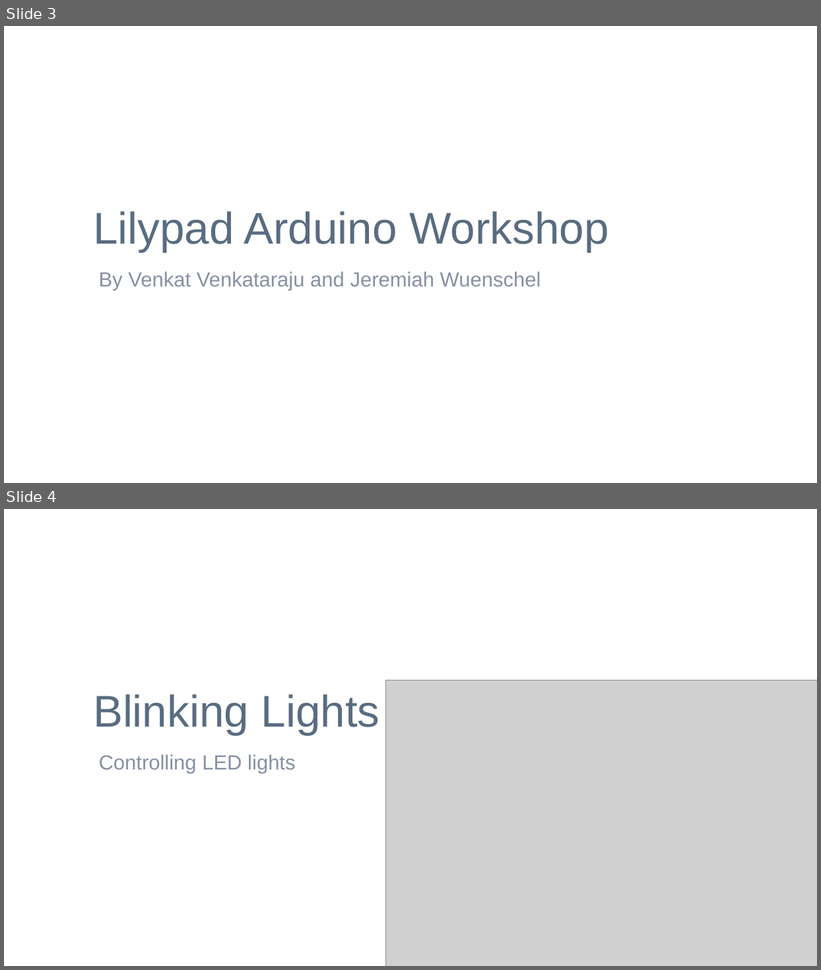
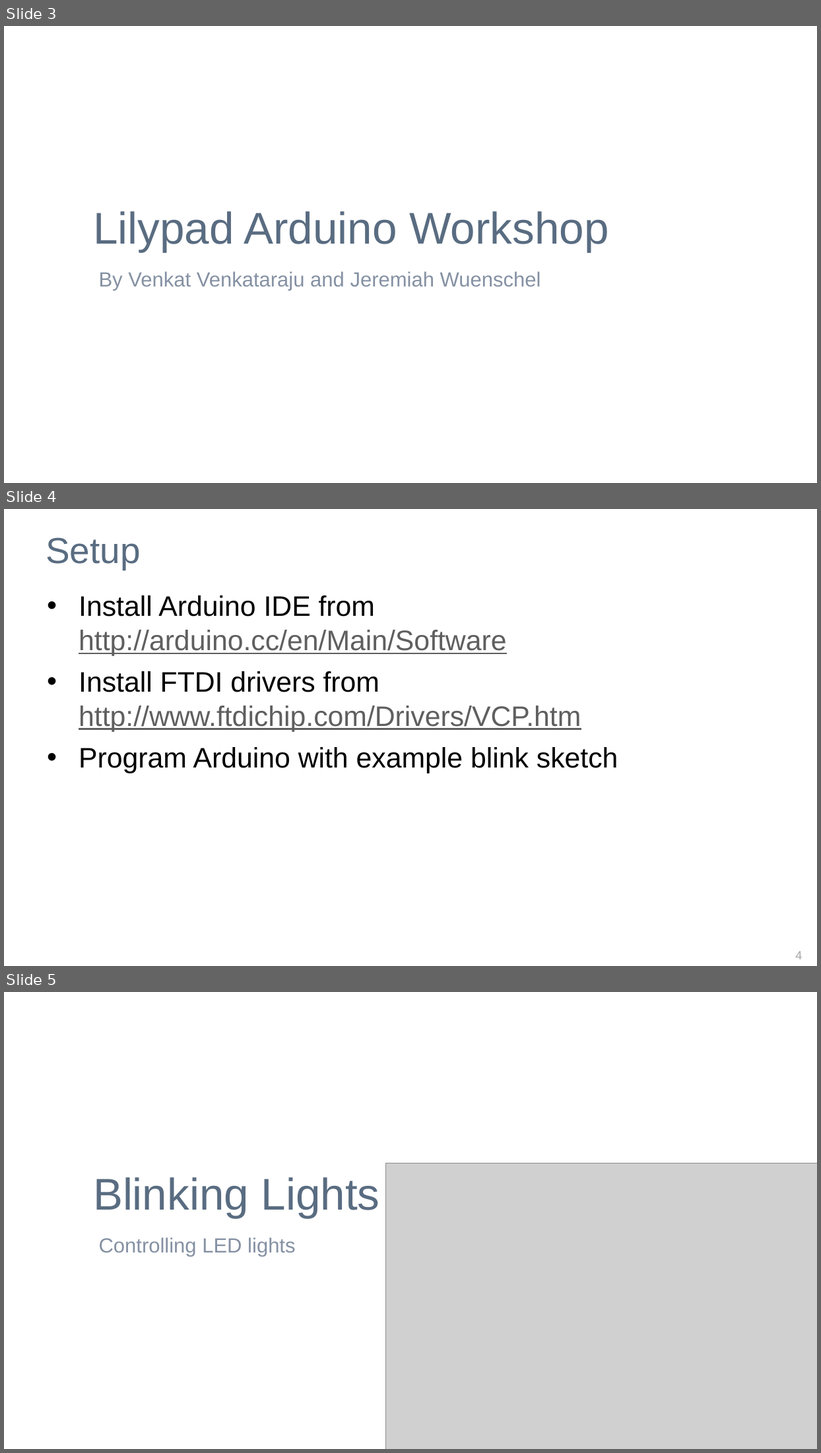
Before and after one commit to outofjungle/YahooOpenHack2013, a slide deck: y-hack-Sunnyvale-2013-workshop.pptx. Shown one above the other, each under a label of ours: slides 3 and 4 before the commit, slides 3, 4 and 5 after it. The pictures are 821x970 and 821x1453 pixels, drawn with LibreOffice and Linux fonts; fonts in the diff are those of the drawing; grey boxes stand for pictures; background and template pictures are left out. Boxes give left, top, right and bottom in pixels: in the first picture for what was removed or moved away, otherwise in the second. Text is boxed around its words. In the diff, an @@ line names an element or a change of style, - is before the commit and + after.

Commit message:
updated resources and setup slide

```diff
--- a/y-hack-Sunnyvale-2013-workshop.pptx
+++ b/y-hack-Sunnyvale-2013-workshop.pptx
@@ slide 4 added at box(4, 509, 817, 966), background picture (left out) @@
@@ title added at box(46, 537, 140, 570), 51.3 pt, text #596C81 @@
+Setup
@@ text added at box(79, 595, 618, 774), 40 pt, text #000000 @@
+• Install Arduino IDE from http://arduino.cc/en/Main/Software
+• Install FTDI drivers from http://www.ftdichip.com/Drivers/VCP.htm
+• Program Arduino with example blink sketch
@@ page number added at box(795, 951, 802, 960), 17 pt, text #A6A6A6 @@
+4
@@ what was slide 4 is now slide 5 @@
```
Also in this commit, not shown: 1 slide changed, 1 other slide added.
